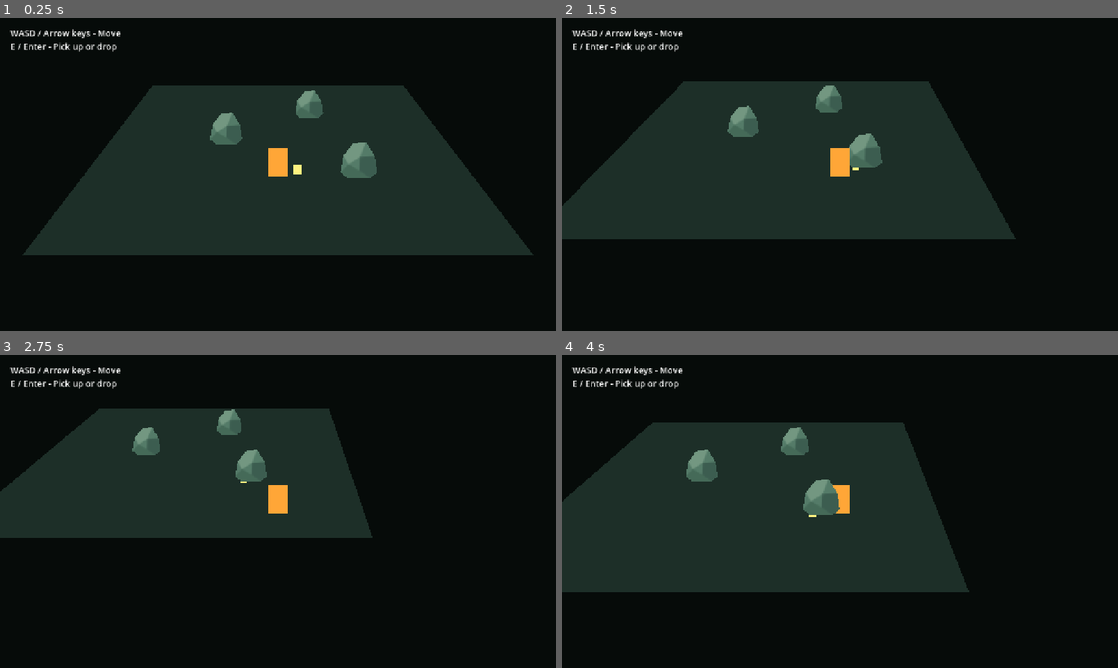
Above: before the commit, frames 1-4 (two rows, left to right).
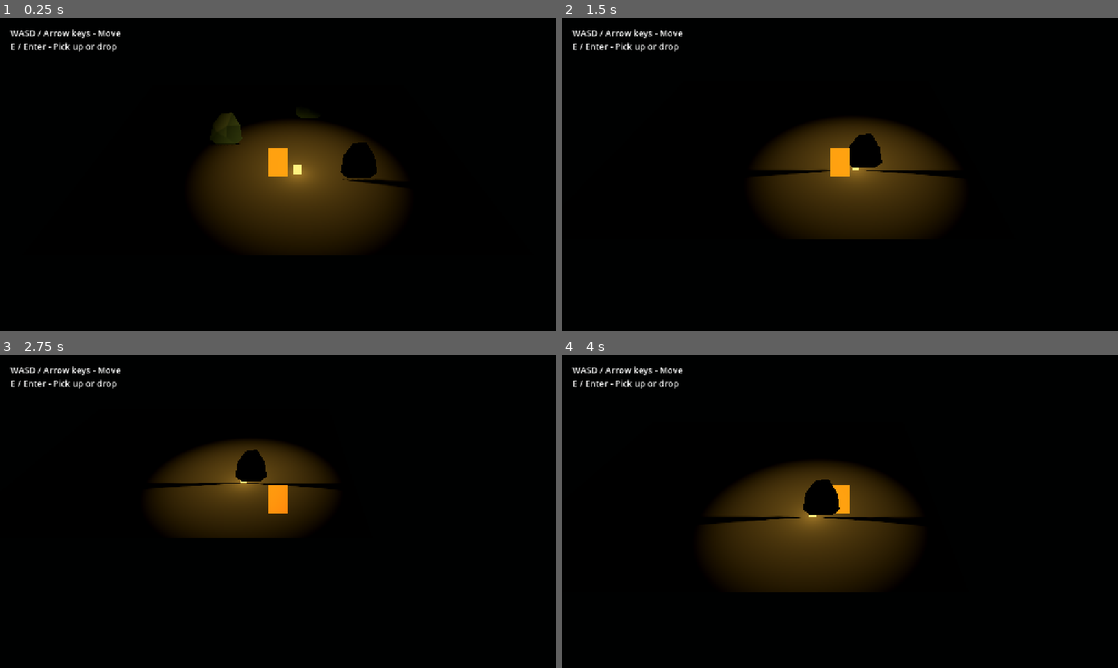
Above: after the commit, the same moments.

Repository: martindzejky/ld60
Game: Godot game, scene res://scenes/main.tscn
The game is run twice, just before and just after one commit, with the same random seed, the same clock (stepped at 60 frames per second) and the same inputs.
Inputs:
- Up to frame 1 (0.25 s): no input
- Up to frame 2 (1.5 s): tap Enter at 0.5 s; hold D (move_right) 0.53-1.28 s; hold Shift (dash) 0.53-1.28 s; tap Space at 1.25 s; hold S (move_down) from 1.28 s (still down); tap E (interact) at 1.35 s
- Up to frame 3 (2.75 s): release S (move_down) at 2.03 s; hold D (move_right) from 2.03 s (still down); hold Shift (dash) from 2.03 s (still down)
- Up to frame 4 (4 s): release D (move_right) at 2.78 s; release Shift (dash) at 2.78 s; hold W (move_up) 2.78-3.53 s; tap E (interact) at 2.85 s; hold A (move_left) from 3.53 s (still down); hold Shift (dash) from 3.53 s (still down)

The runs differ from the first frame. In frame 1, 37% of the frame differs, in the area x 4-96%, y 21-76%; in frame 2, 33%; in frame 3, 24%; in frame 4, 34%.

Commit message:
Lantern lighting and sprite shadows

Diff:
--- a/objects/lantern.tscn
+++ b/objects/lantern.tscn
@@ -15,6 +15,7 @@
 pickup_radius = 1.5
 
 [node name="sprite" type="Sprite3D" parent="."]
+cast_shadow = 0
 position = Vector3(0, 0.27, 0)
 pixel_size = 0.015
 billboard = 1
@@ -25,4 +26,8 @@
 position = Vector3(0, 0.5, 0)
 light_color = Color(1, 0.75, 0.3, 1)
 light_energy = 1.8
+light_specular = 0.0
+shadow_enabled = true
+shadow_blur = 0.0
+omni_attenuation = 0.0
 omni_range = 6.0
--- a/objects/player.tscn
+++ b/objects/player.tscn
@@ -13,6 +13,18 @@
 gradient = SubResource("color")
 height = 96
 
+[sub_resource type="StandardMaterial3D" id="material"]
+transparency = 2
+cull_mode = 2
+vertex_color_use_as_albedo = true
+albedo_texture = SubResource("texture")
+diffuse_mode = 1
+specular_mode = 2
+billboard_mode = 1
+disable_receive_shadows = true
+backlight_enabled = true
+backlight = Color(1, 1, 1, 1)
+
 [node name="player" type="CharacterBody3D" unique_id=1376385991]
 motion_mode = 1
 script = ExtResource("1")
@@ -26,6 +38,8 @@
 shape = SubResource("shape")
 
 [node name="sprite" type="Sprite3D" parent="." unique_id=1425917564]
+cast_shadow = 0
+material_override = SubResource("material")
 transform = Transform3D(1, 0, 0, 0, 1, 0, 0, 0, 1, 0, 0.72, 0)
 pixel_size = 0.015
 billboard = 1
--- a/objects/rock.tscn
+++ b/objects/rock.tscn
@@ -6,6 +6,15 @@
 height = 1.0
 radius = 0.65
 
+[sub_resource type="StandardMaterial3D" id="material"]
+transparency = 2
+cull_mode = 2
+vertex_color_use_as_albedo = true
+albedo_texture = ExtResource("1")
+specular_mode = 2
+billboard_mode = 1
+disable_receive_shadows = true
+
 [node name="rock" type="StaticBody3D" unique_id=1412215497]
 
 [node name="shape" type="CollisionShape3D" parent="." unique_id=1198032442]
@@ -13,6 +22,8 @@
 shape = SubResource("shape")
 
 [node name="sprite" type="Sprite3D" parent="." unique_id=1158499520]
+cast_shadow = 1
+material_override = SubResource("material")
 transform = Transform3D(1, 0, 0, 0, 1, 0, 0, 0, 1, 0, 1, 0)
 pixel_size = 0.015625
 billboard = 1
--- a/scenes/main.tscn
+++ b/scenes/main.tscn
@@ -6,14 +6,14 @@
 
 [sub_resource type="Environment" id="environment"]
 background_mode = 1
-background_color = Color(0.025, 0.045, 0.035, 1)
+background_color = Color(0.002, 0.006, 0.004, 1)
 ambient_light_source = 3
-ambient_light_color = Color(0.65, 0.8, 0.72, 1)
-ambient_light_energy = 0.65
+ambient_light_color = Color(0.08, 0.16, 0.11, 1)
+ambient_light_energy = 0.05
 reflected_light_source = 2
 
 [sub_resource type="Gradient" id="ground_color"]
-colors = PackedColorArray(0.12, 0.19, 0.16, 1, 0.12, 0.19, 0.16, 1)
+colors = PackedColorArray(0.45, 0.45, 0.4, 1, 0.45, 0.45, 0.4, 1)
 
 [sub_resource type="GradientTexture2D" id="ground_texture"]
 gradient = SubResource("ground_color")
@@ -26,9 +26,11 @@
 environment = SubResource("environment")
 
 [node name="ground" type="Sprite3D" parent="." unique_id=205520019]
+cast_shadow = 0
 transform = Transform3D(1, 0, 0, 0, -4.371139e-08, 1, 0, -1, -4.371139e-08, 0, 0, 0)
 pixel_size = 1.0
 alpha_cut = 1
+shaded = true
 texture = SubResource("ground_texture")
 
 [node name="rock_left" parent="." unique_id=1503433654 instance=ExtResource("2")]
